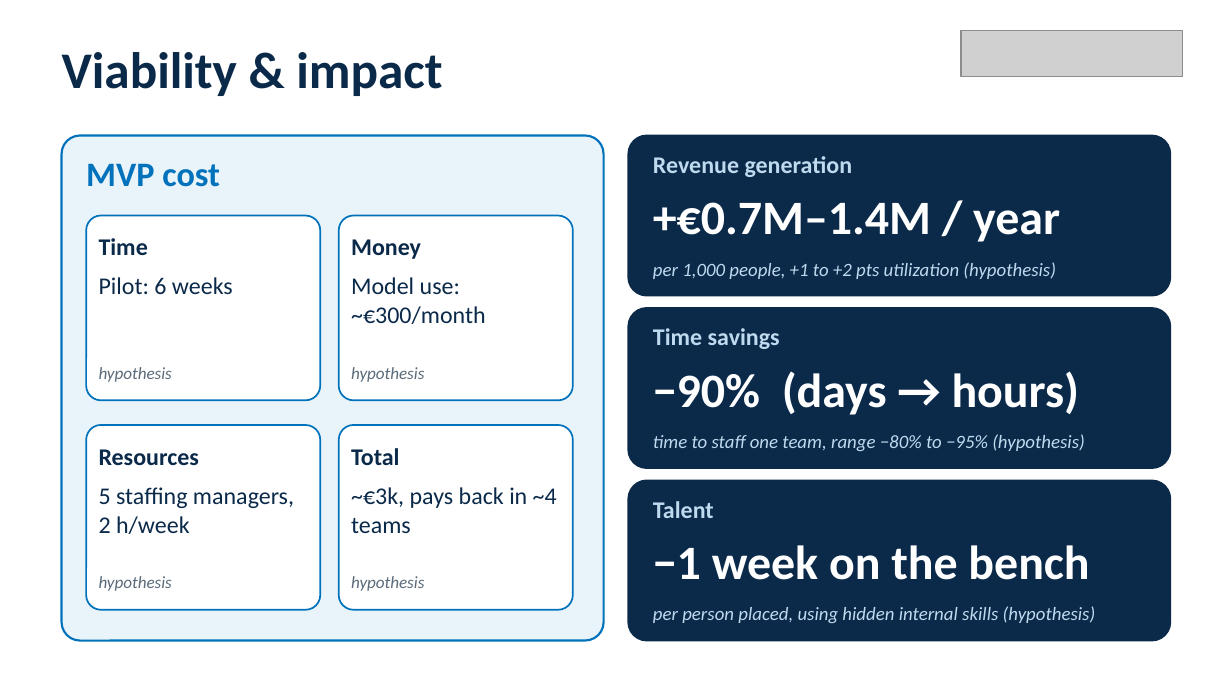
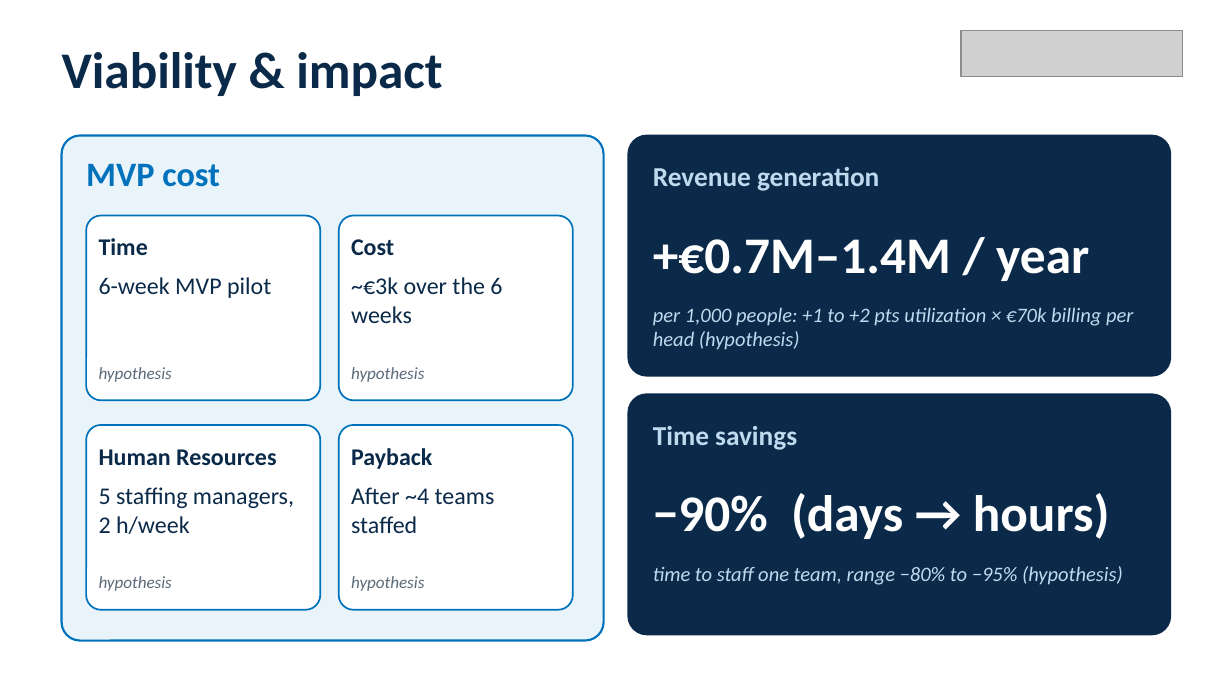
Before and after one commit to igagmol/hackaton-saturday, a slide deck: slide 4 of pitch/NTTDATA_pitch_deck.pptx. Drawn at 1232x693 pixels with LibreOffice and Linux fonts; fonts in the diff are those of the drawing; grey boxes stand for pictures. Boxes give left, top, right and bottom in pixels: in the first picture for what was removed or moved away, otherwise in the second. Text is boxed around its words. In the diff, an @@ line names an element or a change of style, - is before the commit and + after.

```diff
--- a/pitch/NTTDATA_pitch_deck.pptx
+++ b/pitch/NTTDATA_pitch_deck.pptx
@@ rounded rectangle: place and size @@
-rounded rectangle at [628, 136, 1170, 296]
+rounded rectangle at [628, 136, 1170, 376]
@@ rounded rectangle at [628, 136, 1170, 376]: proportions changed @@
@@ text "Revenue generation": place and size @@
-text "Revenue generation" at [653, 156, 853, 177]
+text "Revenue generation" at [653, 167, 879, 191]
@@ text "Revenue generation" at [653, 167, 879, 191]: size 14 to 16 pt @@
@@ text "+€0.7M–1.4M / year": place and size @@
-text "+€0.7M–1.4M / year" at [653, 202, 1060, 242]
+text "+€0.7M–1.4M / year" at [653, 239, 1089, 281]
@@ text "+€0.7M–1.4M / year" at [653, 239, 1089, 281]: size 28 to 30 pt @@
@@ text at [351, 239, 394, 255]: text changed @@
-Money
+Cost
@@ text at [99, 277, 271, 298]: text changed @@
-Pilot: 6 weeks
+6-week MVP pilot
@@ text at [351, 277, 502, 323]: text changed @@
-Model use: ~€300/month
+~€3k over the 6 weeks
@@ text at [653, 307, 1133, 350]: text changed; size 11 to 12 pt @@
-per 1,000 people, +1 to +2 pts utilization (hypothesis)
+per 1,000 people: +1 to +2 pts utilization × €70k billing per head (hypothesis)
@@ text "per 1,000 people: +1 to ..." at [653, 307, 1133, 350]: vertical alignment middle to top @@
@@ rounded rectangle at [628, 394, 1170, 634]: proportions changed @@
@@ rounded rectangle: place and size @@
-rounded rectangle at [628, 308, 1170, 468]
+rounded rectangle at [628, 394, 1170, 634]
@@ text "Time savings" at [653, 426, 797, 450]: size 14 to 16 pt @@
@@ text "Time savings": place and size @@
-text "Time savings" at [653, 328, 780, 349]
+text "Time savings" at [653, 426, 797, 450]
@@ text at [99, 449, 276, 465]: text changed @@
-Resources
+Human Resources
@@ text at [351, 448, 432, 469]: text changed @@
-Total
+Payback
@@ text "−90% (days → hours)" at [653, 493, 1110, 539]: size 28 to 30 pt @@
@@ text "−90% (days → hours)": place and size @@
-text "−90% (days → hours)" at [653, 371, 1079, 415]
+text "−90% (days → hours)" at [653, 493, 1110, 539]
@@ text at [351, 487, 495, 533]: text changed @@
-~€3k, pays back in ~4 teams
+After ~4 teams staffed
@@ rounded rectangle removed at [628, 480, 1170, 641] @@
@@ text removed at [653, 501, 714, 518] @@
-Talent
@@ text "time to staff one team, ...": place and size @@
-text "time to staff one team, ..." at [653, 434, 1085, 451]
+text "time to staff one team, ..." at [653, 566, 1123, 585]
@@ text "time to staff one team, ..." at [653, 566, 1123, 585]: size 11 to 12 pt; vertical alignment middle to top @@
@@ text removed at [653, 545, 1089, 580] @@
-−1 week on the bench
@@ text removed at [653, 606, 1096, 623] @@
-per person placed, using hidden internal skills (hypothesis)
```
Also in this commit, not shown: 2 other slides changed, 3 other files.
